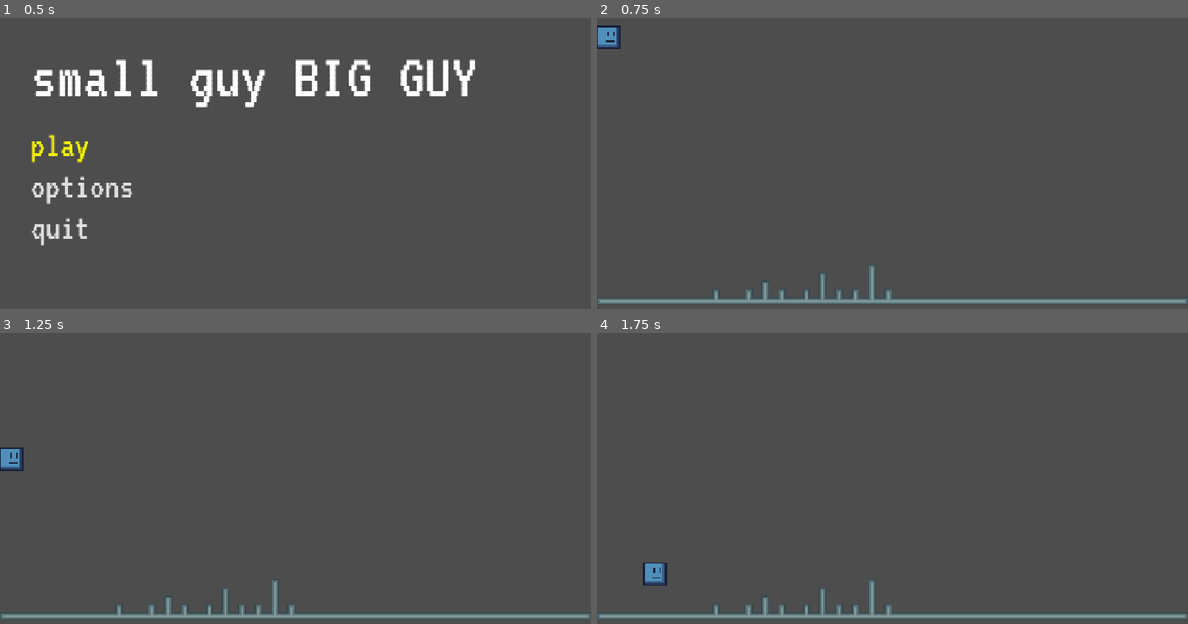
Above: before the commit, frames 1-4 (two rows, left to right).
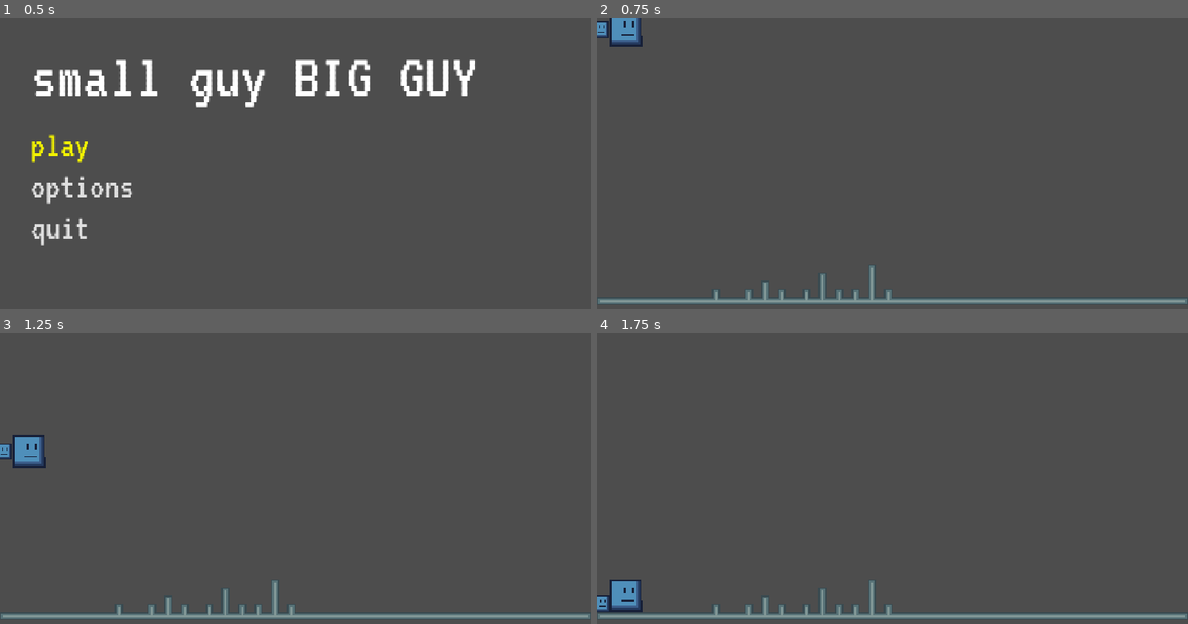
Above: after the commit, the same moments.

Repository: itstntcraft123/small-guy-big-guy
Game: Godot game, scene res://scenes/main_menu.tscn
The game is run twice, just before and just after one commit, with the same random seed, the same clock (stepped at 60 frames per second) and the same inputs.
Inputs (mouse positions are in pixels of both pictures, inside the frame that each line leads up to):
- Up to frame 1 (0.5 s): no input
- Up to frame 2 (0.75 s): click "play" at 0.5 s
- Up to frame 3 (1.25 s): no input
- Up to frame 4 (1.75 s): tap Enter at 1.25 s; move the mouse to (1022, 481) at 1.27 s; hold D (small_move_right, bound only before the commit) from 1.28 s (still down); hold W (small_jump) from 1.28 s (still down); click (1022, 481) at 1.42 s

Frame 1 is identical in both runs. In frame 2, 0.7% of the frame differs, in the area x 0-8%, y 0-11%; in frame 3, 0.8%; in frame 4, 1.1%, in the area x 0-12%, y 78-96%.

Commit message:
added big guy
 - controls now map correctly
 - player scale code added
 - fixed hitbox not alligning with texture

Diff:
--- a/project.godot
+++ b/project.godot
@@ -64,12 +64,12 @@
 , Object(InputEventKey,"resource_local_to_scene":false,"resource_name":"","device":-1,"window_id":0,"alt_pressed":false …(183 unchanged characters)…
 ]
 }
-small_move_left={
+small_left={
 "deadzone": 0.2,
 "events": [Object(InputEventKey,"resource_local_to_scene":false,"resource_name":"","device":16,"window_id":0,"alt_press …(190 unchanged characters)…
 ]
 }
-small_move_right={
+small_right={
 "deadzone": 0.2,
 "events": [Object(InputEventKey,"resource_local_to_scene":false,"resource_name":"","device":16,"window_id":0,"alt_press …(190 unchanged characters)…
 ]
@@ -77,6 +77,21 @@
 small_jump={
 "deadzone": 0.2,
 "events": [Object(InputEventKey,"resource_local_to_scene":false,"resource_name":"","device":16,"window_id":0,"alt_press …(190 unchanged characters)…
+]
+}
+big_left={
+"deadzone": 0.2,
+"events": [Object(InputEventKey,"resource_local_to_scene":false,"resource_name":"","device":16,"window_id":0,"alt_pressed":false,"shift_pressed":false,"ctrl_pressed":false,"meta_pressed":false,"pressed":false,"keycode":0,"physical_keycode":4194319,"key_label":0,"unicode":0,"location":0,"echo":false,"script":null)
+]
+}
+big_right={
+"deadzone": 0.2,
+"events": [Object(InputEventKey,"resource_local_to_scene":false,"resource_name":"","device":-1,"window_id":0,"alt_pressed":false,"shift_pressed":false,"ctrl_pressed":false,"meta_pressed":false,"pressed":false,"keycode":0,"physical_keycode":4194321,"key_label":0,"unicode":0,"location":0,"echo":false,"script":null)
+]
+}
+big_jump={
+"deadzone": 0.2,
+"events": [Object(InputEventKey,"resource_local_to_scene":false,"resource_name":"","device":-1,"window_id":0,"alt_pressed":false,"shift_pressed":false,"ctrl_pressed":false,"meta_pressed":false,"pressed":false,"keycode":0,"physical_keycode":4194320,"key_label":0,"unicode":0,"location":0,"echo":false,"script":null)
 ]
 }
 
--- a/scenes/game.tscn
+++ b/scenes/game.tscn
@@ -1,30 +1,24 @@
 [gd_scene format=4 uid="uid://bwoptb407y16w"]
 
-[ext_resource type="Texture2D" uid="uid://m1kek3km4263" path="res://sprites/small_guy.png" id="1_uwrxv"]
 [ext_resource type="Script" uid="uid://duxlyg64xjhe2" path="res://scripts/game.gd" id="1_yqjtg"]
 [ext_resource type="PackedScene" uid="uid://dqpupgu43dttv" path="res://scenes/game_menu.tscn" id="2_iywne"]
-[ext_resource type="Script" uid="uid://dtnkb5es2t6cp" path="res://scripts/player.gd" id="2_lnu2h"]
-[ext_resource type="TileSet" path="res://sprites/autotile/tileplaceholder13tile-autotile.tres" id="5_iywne"]
-
-[sub_resource type="RectangleShape2D" id="RectangleShape2D_ao8sq"]
-size = Vector2(46, 46)
+[ext_resource type="PackedScene" uid="uid://dd6wwlvb6o1su" path="res://scenes/player.tscn" id="3_lbhrr"]
+[ext_resource type="TileSet" uid="uid://bdb3lxiaxk6a2" path="res://sprites/autotile/tileplaceholder13tile-autotile.tres" id="5_iywne"]
 
 [node name="Game" type="Node2D" unique_id=2126916218]
 script = ExtResource("1_yqjtg")
 game_menu = ExtResource("2_iywne")
 
-[node name="SmallGuy" type="CharacterBody2D" parent="." unique_id=605948746]
-script = ExtResource("2_lnu2h")
+[node name="SmallGuy" parent="." unique_id=2137464374 instance=ExtResource("3_lbhrr")]
+size_scale = 2.0
 
-[node name="Sprite2D" type="Sprite2D" parent="SmallGuy" unique_id=1795400356]
-texture_filter = 1
-position = Vector2(22.999998, 23)
-scale = Vector2(2.8749998, 2.875)
-texture = ExtResource("1_uwrxv")
-
-[node name="CollisionShape2D" type="CollisionShape2D" parent="SmallGuy" unique_id=1788370518]
-position = Vector2(23, 23)
-shape = SubResource("RectangleShape2D_ao8sq")
+[node name="BigGuy" parent="." unique_id=1109696247 instance=ExtResource("3_lbhrr")]
+position = Vector2(46, 0)
+rotation = -0.0011820737
+move_left_action = "big_left"
+move_right_action = "big_right"
+jump_action = "big_jump"
+size_scale = 4.0
 
 [node name="TileMapLayer" type="TileMapLayer" parent="." unique_id=1197881366]
 texture_filter = 1
--- /dev/null
+++ b/scenes/player.tscn
@@ -0,0 +1,20 @@
+[gd_scene format=3 uid="uid://dd6wwlvb6o1su"]
+
+[ext_resource type="Script" uid="uid://dtnkb5es2t6cp" path="res://scripts/player.gd" id="1_g2els"]
+[ext_resource type="Texture2D" uid="uid://m1kek3km4263" path="res://sprites/small_guy.png" id="2_qhqgy"]
+
+[sub_resource type="RectangleShape2D" id="RectangleShape2D_ao8sq"]
+size = Vector2(16, 16)
+
+[node name="Player" type="CharacterBody2D" unique_id=2137464374]
+script = ExtResource("1_g2els")
+
+[node name="Sprite2D" type="Sprite2D" parent="." unique_id=468428479]
+texture_filter = 1
+position = Vector2(7.9999995, 8.000001)
+scale = Vector2(1, 1.0000001)
+texture = ExtResource("2_qhqgy")
+
+[node name="CollisionShape2D" type="CollisionShape2D" parent="." unique_id=2006689655]
+position = Vector2(8, 8)
+shape = SubResource("RectangleShape2D_ao8sq")
--- a/scripts/player.gd
+++ b/scripts/player.gd
@@ -1,28 +1,38 @@
 extends CharacterBody2D
 
-const SPEED = 200.0
-const JUMP_VELOCITY = 380.0
+@export var move_left_action: String = "small_left"
+@export var move_right_action: String = "small_right"
+@export var jump_action: String = "small_jump"
+
+@export var speed: float = 200.0
+@export var jump_velocity: float = -380.0
+
+@export var size_scale: float = 1.0
 
 var gravity: float = ProjectSettings.get_setting("physics/2d/default_gravity")
 
 @onready var small_sprite: Sprite2D = $Sprite2D
 
 func _physics_process(delta: float) -> void:
-	# Add the gravity.
 	if not is_on_floor():
 		velocity.y += gravity * delta
 
 	# Handle jump.
-	if Input.is_action_pressed("small_jump") and is_on_floor():
-		velocity.y = -JUMP_VELOCITY
+	if Input.is_action_just_pressed(jump_action) and is_on_floor():
+		velocity.y = jump_velocity
 
 	# Get the input direction and handle the movement/deceleration.
 	# As good practice, you should replace UI actions with custom gameplay actions.
-	var direction := Input.get_axis("small_move_left", "small_move_right")
+	var direction := Input.get_axis(move_left_action, move_right_action)
 	if direction != 0:
-		velocity.x = direction * SPEED
+		velocity.x = direction * speed
 		small_sprite.flip_h = direction < 0
 	else:
-		velocity.x = move_toward(velocity.x, 0, SPEED)
+		velocity.x = move_toward(velocity.x, 0, speed)
 
 	move_and_slide()
+
+
+func _ready() -> void:
+	small_sprite.scale = Vector2(size_scale, size_scale)
+	$CollisionShape2D.scale = Vector2(size_scale, size_scale)
